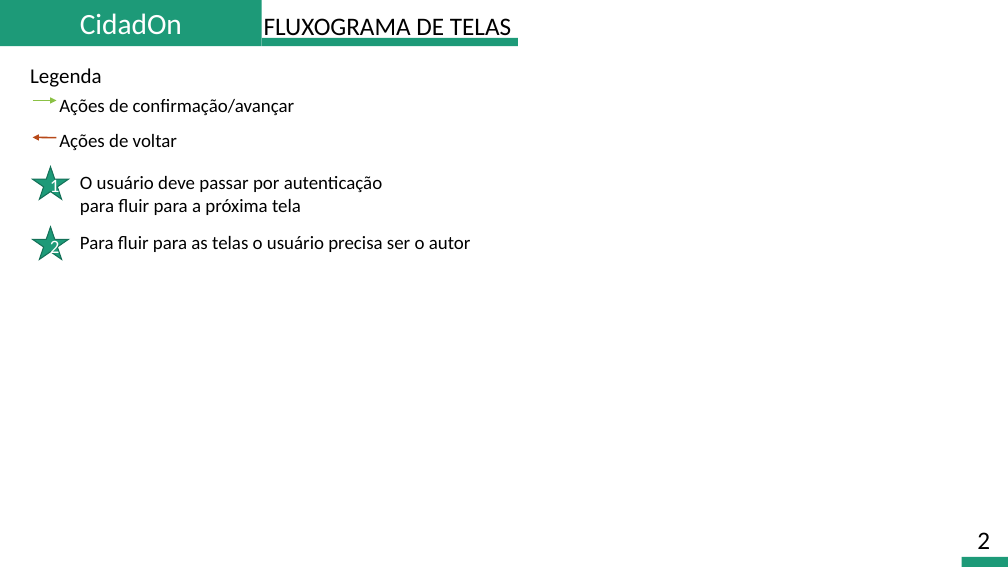
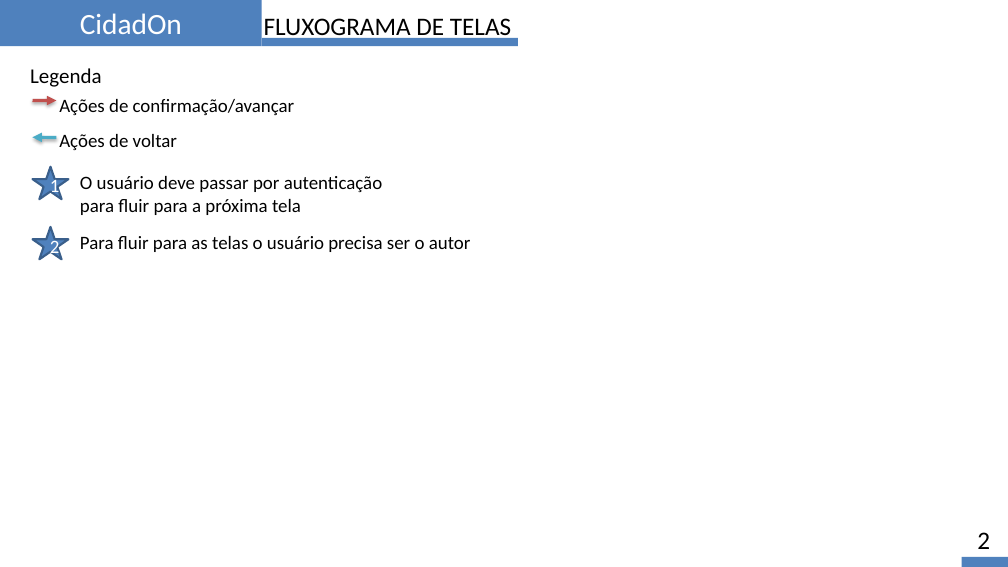
Before and after one commit to mscmateus/cidadon-app, a slide deck: slide 2 of prototipo/Fluxograma_de_Telas.pptx. Drawn at 1008x567 pixels with LibreOffice and Linux fonts; fonts in the diff are those of the drawing. Boxes give left, top, right and bottom in pixels: in the first picture for what was removed or moved away, otherwise in the second. Text is boxed around its words. In the diff, an @@ line names an element or a change of style, - is before the commit and + after.

```diff
--- a/prototipo/Fluxograma_de_Telas.pptx
+++ b/prototipo/Fluxograma_de_Telas.pptx
@@ arrow removed from (33, 101) to (57, 101) @@
@@ freeform shape added at (x1=33, y1=101, x2=57, y2=101), outline #C0504D 3 pt @@
@@ arrow removed from (57, 138) to (33, 138) @@
@@ freeform shape added at (x1=33, y1=138, x2=57, y2=138), outline #4BACC6 3 pt @@
@@ star "1" at (x1=33, y1=167, x2=69, y2=200): fill #1D9A78 to #4F81BD; outline #157259 1 pt to #3A5F8C 2 pt; proportions changed @@
@@ star "2" at (x1=33, y1=227, x2=69, y2=259): fill #1D9A78 to #4F81BD; outline #157259 1 pt to #3A5F8C 2 pt; proportions changed @@
@@ fill #1D9A78 to #4F81BD in 3 elements at (x1=0, y1=0, x2=262, y2=46), (x1=262, y1=38, x2=518, y2=46), (x1=962, y1=557, x2=1008, y2=567) @@
```
Also in this commit, not shown: 1 other slide changed, 19 other files.
